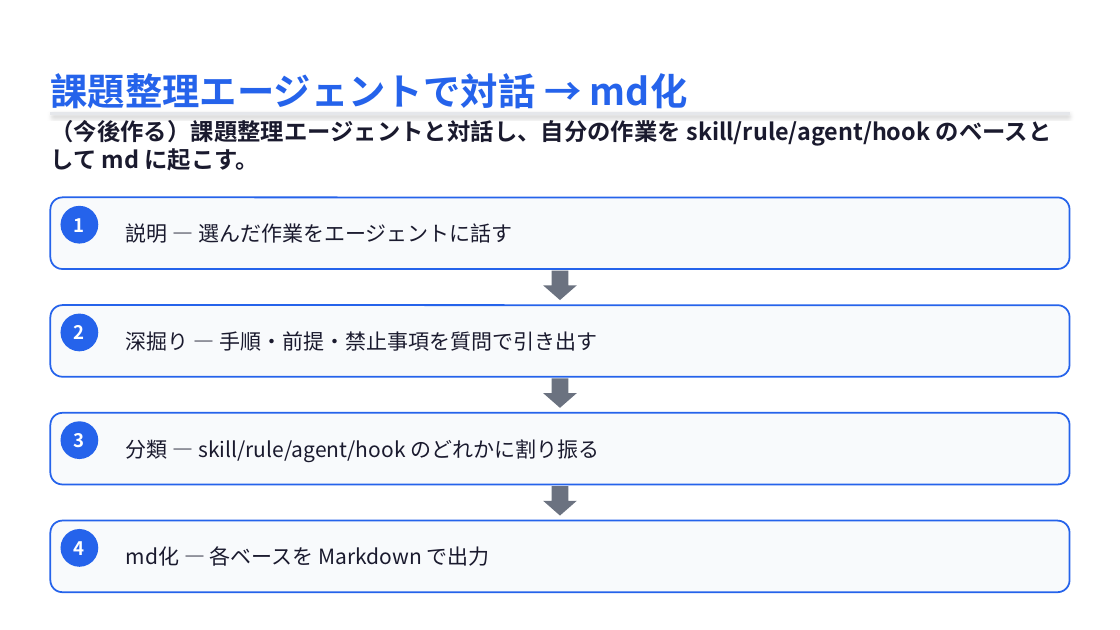
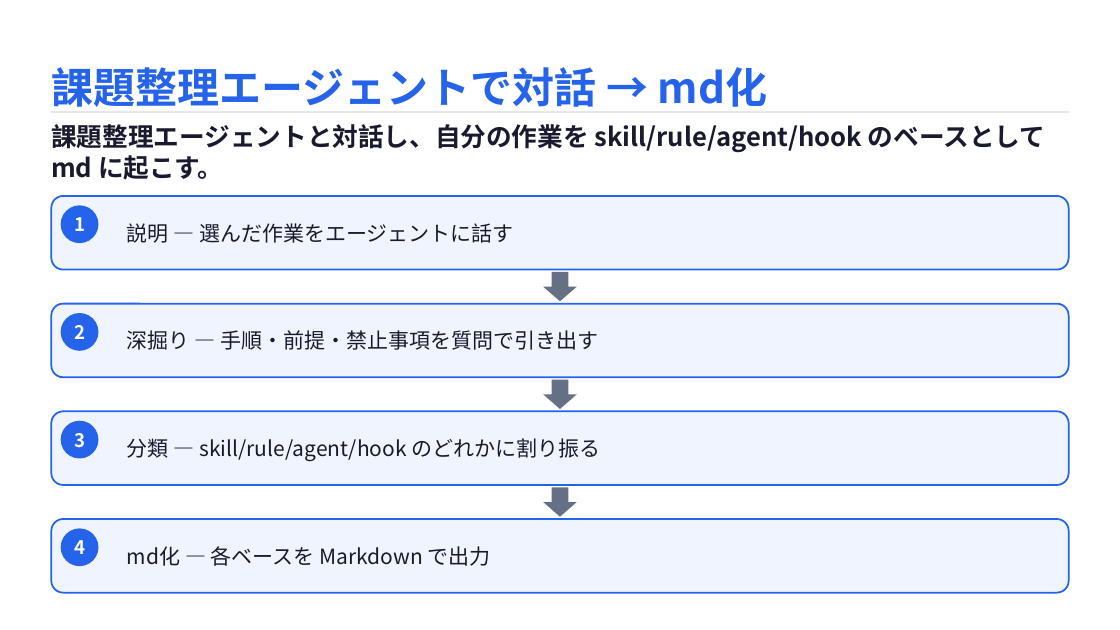
Before and after one commit to masaya-ueki/life-os, a slide deck: slide 16 of domains/presentation/decks/ai-driven-handson/ai-driven-handson.pptx (slide 17 before the commit). Drawn at 1120x630 pixels with LibreOffice and Linux fonts; fonts in the diff are those of the drawing. Boxes give left, top, right and bottom in pixels: in the first picture for what was removed or moved away, otherwise in the second. Text is boxed around its words. In the diff, an @@ line names an element or a change of style, - is before the commit and + after.

```diff
--- a/domains/presentation/decks/ai-driven-handson/ai-driven-handson.pptx
+++ b/domains/presentation/decks/ai-driven-handson/ai-driven-handson.pptx
@@ text "課題整理エージェントで対話 → md化" at [51, 67, 768, 107]: size 32 to 36 pt @@
@@ text at [51, 124, 1045, 180]: text changed; size 20 to 22 pt @@
-（今後作る）課題整理エージェントと対話し、自分の作業を skill/rule/agent/hook のベースとして md に起こす。
+課題整理エージェントと対話し、自分の作業を skill/rule/agent/hook のベースとして md に起こす。
@@ fill #6B7280 to #667085 in 3 elements at [544, 487, 577, 517], [544, 380, 577, 409], [544, 272, 577, 302] @@
@@ fill #F8FAFC to #F0F4FF; proportions changed in 4 elements at [51, 412, 1069, 486], [51, 196, 1069, 270], [51, 304, 1069, 378], [51, 519, 1069, 593] @@
```
Also in this commit, not shown: 18 other slides changed, 5 slides added, 3 slides removed, 2 other files.
